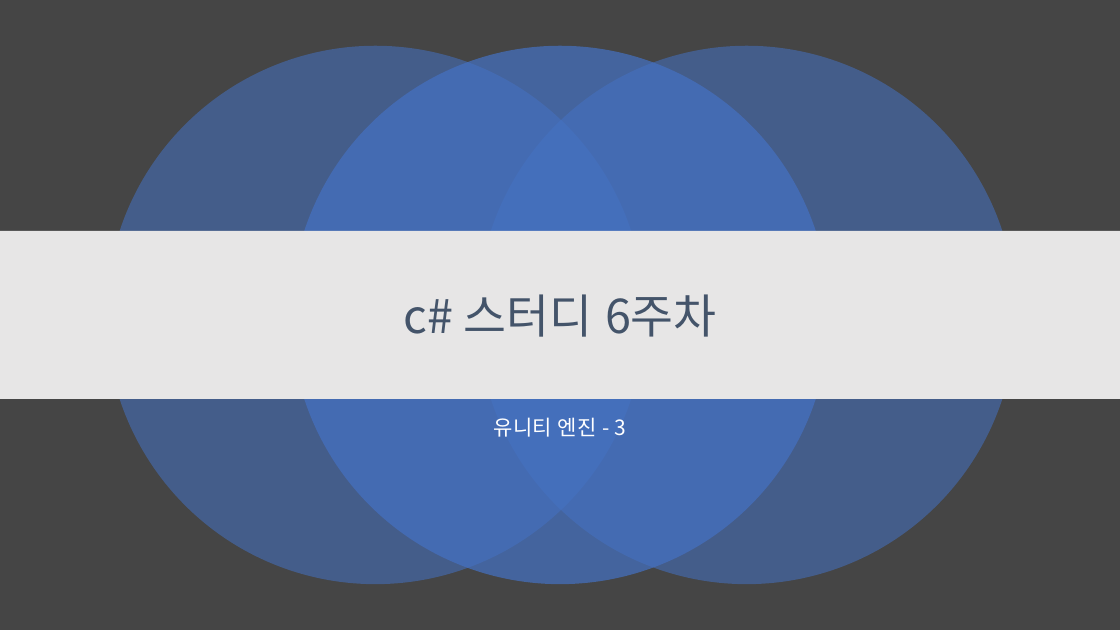
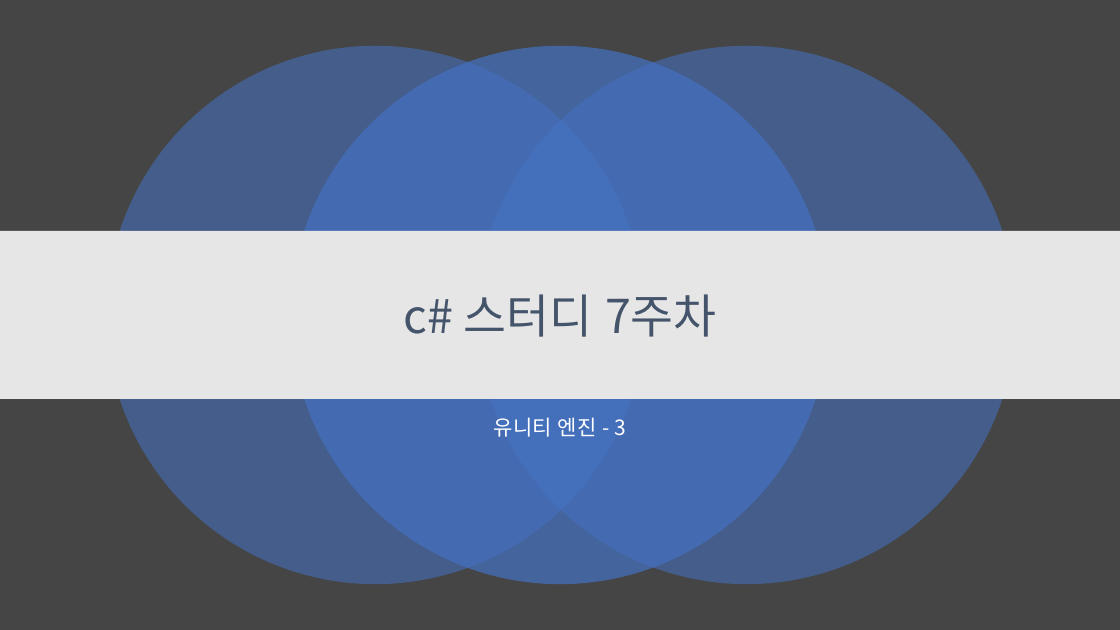
Before and after one commit to kjh99660/Study_powerpoint, a slide deck: slide 1 of C#스터디/c# 스터디 7주 차.pptx. Drawn at 1120x630 pixels with LibreOffice and Linux fonts; fonts in the diff are those of the drawing. Boxes give left, top, right and bottom in pixels: in the first picture for what was removed or moved away, otherwise in the second. Text is boxed around its words. In the diff, an @@ line names an element or a change of style, - is before the commit and + after.

Commit message:
스터디 마감 및 다른 시험 일정 및 아이디어 업로드

```diff
--- a/C#스터디/c# 스터디 7주 차.pptx
+++ b/C#스터디/c# 스터디 7주 차.pptx
@@ title at [403,294,717,337]: text changed @@
-c# 스터디 6주차
+c# 스터디 7주차
```
Also in this commit, not shown: 17 slides added, 1 slide removed, 12 other files.
